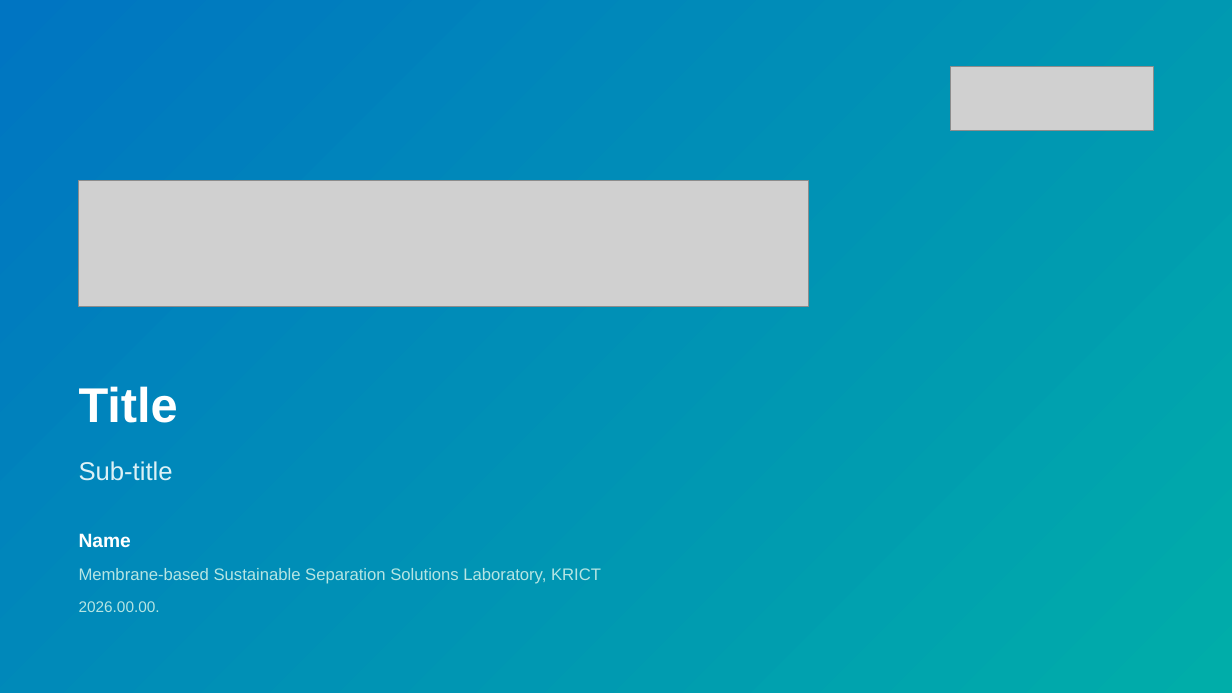
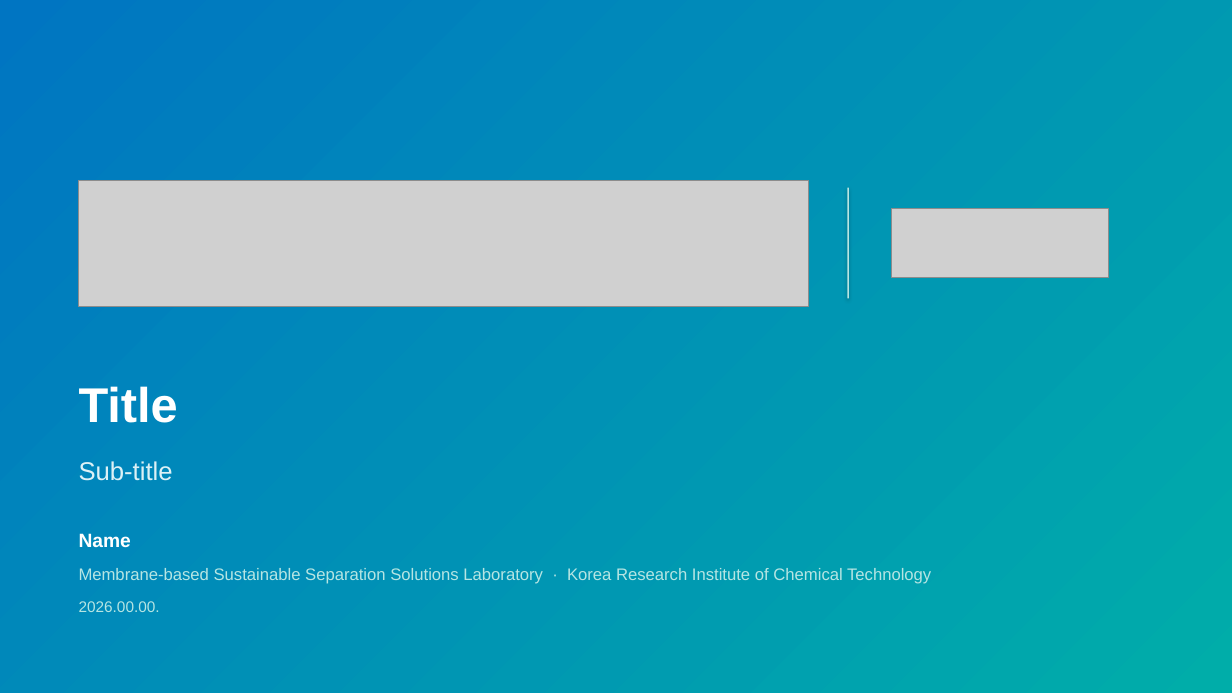
Before and after one commit to enthusiast87/MS3L.io, a slide deck: slide 1 of assets/templates/MS3L_presentation_template_gradient.pptx. Drawn at 1232x693 pixels with LibreOffice and Linux fonts; fonts in the diff are those of the drawing; grey boxes stand for pictures. Boxes give left, top, right and bottom in pixels: in the first picture for what was removed or moved away, otherwise in the second. Text is boxed around its words. In the diff, an @@ line names an element or a change of style, - is before the commit and + after.

```diff
--- a/assets/templates/MS3L_presentation_template_gradient.pptx
+++ b/assets/templates/MS3L_presentation_template_gradient.pptx
@@ rectangle added at (848, 188, 849, 299), fill #B6E5E3 @@
@@ picture: place and size @@
-picture at (950, 67, 1153, 130)
+picture at (892, 209, 1108, 277)
@@ text at (79, 568, 931, 584): text changed @@
-Membrane-based Sustainable Separation Solutions Laboratory, KRICT
+Membrane-based Sustainable Separation Solutions Laboratory · Korea Research Institute of Chemical Technology
```
Also in this commit, not shown: 5 other slides changed, 6 other files.
